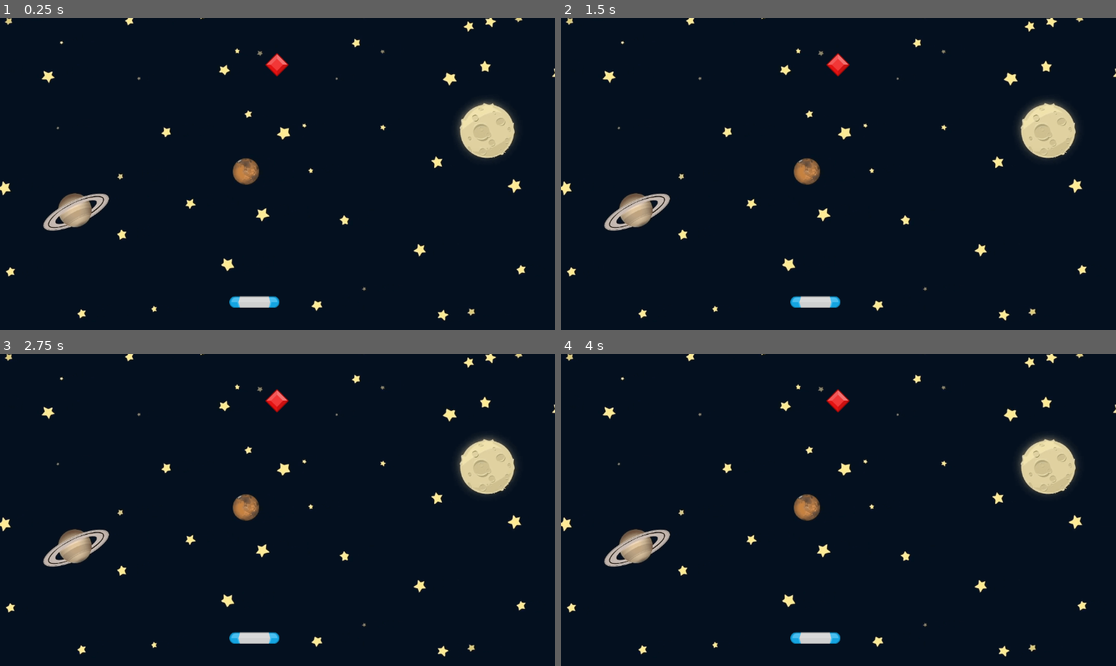
Above: before the commit, frames 1-4 (two rows, left to right).
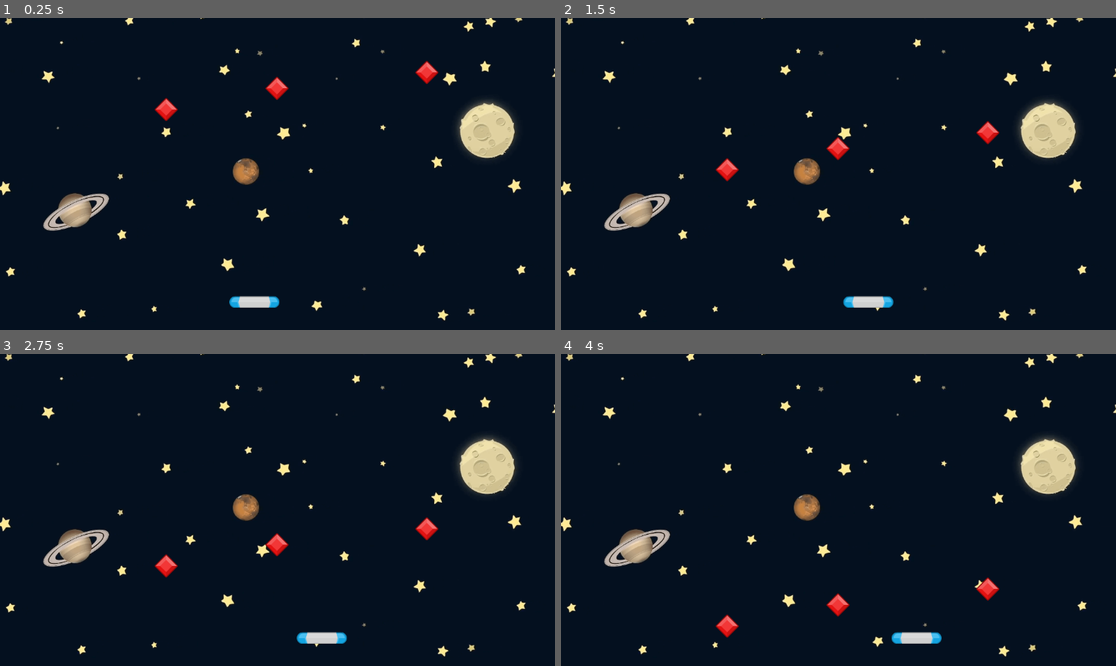
Above: after the commit, the same moments.

Repository: SavasTanriverdi/gem-catcher
Game: Godot game, scene res://scenes/game/game.tscn
Same seed, same stepped clock (60 frames per second), same inputs: the game is played once before the commit and once after it.
Inputs:
- Up to frame 1 (0.25 s): no input
- Up to frame 2 (1.5 s): hold D (move_right, bound only after the commit) 0.53-1.28 s; hold A (move_left, bound only after the commit) from 1.28 s (still down)
- Up to frame 3 (2.75 s): release A (move_left, bound only after the commit) at 2.03 s; hold D (move_right, bound only after the commit) from 2.03 s (still down)
- Up to frame 4 (4 s): release D (move_right, bound only after the commit) at 3.53 s; hold A (move_left, bound only after the commit) from 3.53 s (still down)

The runs differ from the first frame. In frame 1, 0.7% of the frame differs, in the area x 27-79%, y 11-33%; in frame 2, 1.4%, in the area x 27-79%, y 11-93%; in frame 3, 1.4%; in frame 4, 1.4%.

Commit message:
Add contributors documentation and improve game mechanics
Co-authored-by: PairPartner <pair.partner@example.com>

Diff:
--- a/project.godot
+++ b/project.godot
@@ -22,6 +22,19 @@
 "res://scenes/": "orange"
 }
 
+[input]
+
+move_left={
+"deadzone": 0.2,
+"events": [Object(InputEventKey,"resource_local_to_scene":false,"resource_name":"","device":-1,"window_id":0,"alt_pressed":false,"shift_pressed":false,"ctrl_pressed":false,"meta_pressed":false,"pressed":false,"keycode":0,"physical_keycode":65,"key_label":0,"unicode":97,"location":0,"echo":false,"script":null)
+]
+}
+move_right={
+"deadzone": 0.2,
+"events": [Object(InputEventKey,"resource_local_to_scene":false,"resource_name":"","device":-1,"window_id":0,"alt_pressed":false,"shift_pressed":false,"ctrl_pressed":false,"meta_pressed":false,"pressed":false,"keycode":0,"physical_keycode":68,"key_label":0,"unicode":100,"location":0,"echo":false,"script":null)
+]
+}
+
 [rendering]
 
 renderer/rendering_method="gl_compatibility"
--- a/scenes/game/game.tscn
+++ b/scenes/game/game.tscn
@@ -17,4 +17,8 @@
 [node name="Gem" parent="." instance=ExtResource("3_0sr1o")]
 position = Vector2(575, 97)
 
-[editable path="Paddle"]
+[node name="Gem2" parent="." instance=ExtResource("3_0sr1o")]
+position = Vector2(886, 64)
+
+[node name="Gem3" parent="." instance=ExtResource("3_0sr1o")]
+position = Vector2(345, 141)
--- /dev/null
+++ b/scenes/gem/gem.gd
@@ -0,0 +1,19 @@
+extends Area2D
+
+@onready var gem: Area2D = $"."
+
+const  SPEED: float = 100.0
+
+# Called when the node enters the scene tree for the first time.
+func _ready() -> void:
+	pass # Replace with function body.
+
+
+# Called every frame. 'delta' is the elapsed time since the previous frame.
+func _process(delta: float) -> void:
+	gem.position.y += SPEED * delta
+
+	if position.y > get_viewport_rect().end.y:
+		print("Gem falls off")
+		set_process(false)
+		queue_free()
--- a/scenes/gem/gem.tscn
+++ b/scenes/gem/gem.tscn
@@ -1,15 +1,19 @@
-[gd_scene load_steps=3 format=3 uid="uid://c8rvidtcohpno"]
+[gd_scene load_steps=4 format=3 uid="uid://c8rvidtcohpno"]
 
 [ext_resource type="Texture2D" uid="uid://dfs1dxkj16ywm" path="res://assets/element_red_diamond.png" id="1_7ucdc"]
+[ext_resource type="Script" uid="uid://hw1dy6xtkpnh" path="res://scenes/gem/gem.gd" id="1_w8hhb"]
 
 [sub_resource type="RectangleShape2D" id="RectangleShape2D_w8hhb"]
 
 [node name="Gem" type="Area2D"]
+script = ExtResource("1_w8hhb")
 
 [node name="Sprite2D" type="Sprite2D" parent="."]
+position = Vector2(0, 24)
 texture = ExtResource("1_7ucdc")
 
 [node name="CollisionShape2D" type="CollisionShape2D" parent="."]
+position = Vector2(0, 24)
 rotation = 0.7853982
 scale = Vector2(1.7919598, 1.7919598)
 shape = SubResource("RectangleShape2D_w8hhb")
--- /dev/null
+++ b/scenes/paddle/paddle.gd
@@ -0,0 +1,22 @@
+extends Area2D
+
+const SPEED: float = 200.0
+
+
+
+# Called when the node enters the scene tree for the first time.
+func _ready() -> void:
+	pass # Replace with function body.
+
+
+# Called every frame. 'delta' is the elapsed time since the previous frame.
+func _process(delta: float) -> void:
+	var movment: float = Input.get_axis("move_left", "move_right")
+
+	position.x += SPEED * delta * movment
+
+	position.x = clampf(
+		position.x,
+		get_viewport_rect().position.x,
+		get_viewport_rect().end.x
+	)
--- a/scenes/paddle/paddle.tscn
+++ b/scenes/paddle/paddle.tscn
@@ -1,5 +1,6 @@
-[gd_scene load_steps=3 format=3 uid="uid://ub3rxkjhji2w"]
+[gd_scene load_steps=4 format=3 uid="uid://ub3rxkjhji2w"]
 
+[ext_resource type="Script" uid="uid://cjn5s0py34dxr" path="res://scenes/paddle/paddle.gd" id="1_2sa55"]
 [ext_resource type="Texture2D" uid="uid://cq4m1360scxr6" path="res://assets/paddleBlu.png" id="1_q5rgx"]
 
 [sub_resource type="CapsuleShape2D" id="CapsuleShape2D_2sa55"]
@@ -7,6 +8,7 @@
 height = 104.0
 
 [node name="Paddle" type="Area2D"]
+script = ExtResource("1_2sa55")
 
 [node name="Sprite2D" type="Sprite2D" parent="."]
 texture = ExtResource("1_q5rgx")
Not shown, added: scenes/gem/gem.gd.uid
Not shown, added: scenes/paddle/paddle.gd.uid
Not shown, added: CONTRIBUTORS.md
